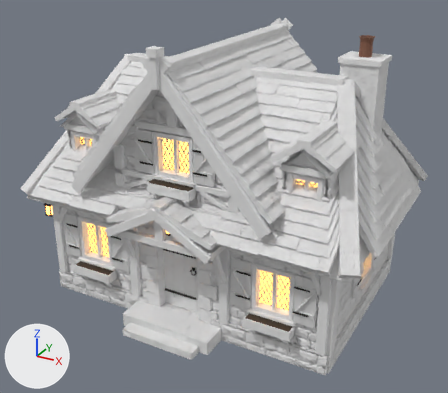
The FBX model GameClient/ArtSource/Silverbrook/Cottage4/SilverbrookCottage4.fbx, before and after one commit.
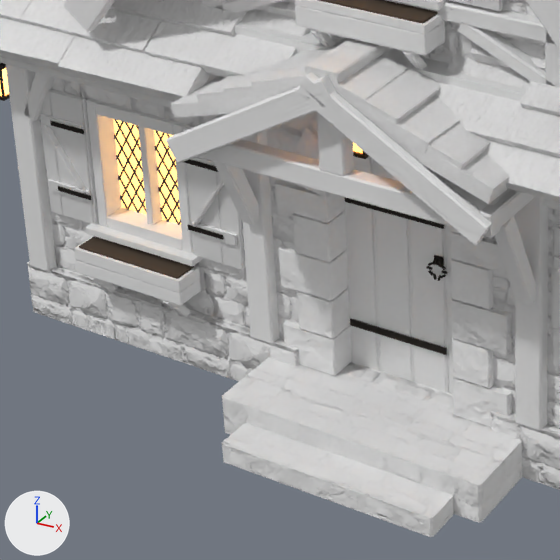
The first picture shows the older version from a 50 mm lens placed at (6.24, -11.41, 7.93), pointed at (0.1, -0.26, 2.35). The close-ups show the older and then the newer version on the part from 11% to 52% of the width and 47% to 93% of the height of that picture. Only the edits that show in the close-ups are written down. The lights are fixed; the arrows at lower left show +X, +Y and +Z. Vertices at exactly the same position are counted once.

Objects in the first close-up: 'SM_SBCottage4_Details', 'SM_SBCottage4_Masonry', 'SM_SBCottage4_Roof', 'SM_SBCottage4_Timber'.
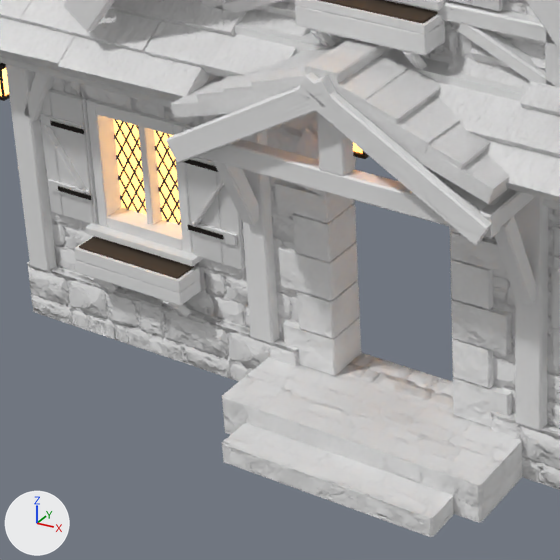
Changed parts and their boxes [x1, y1, x2, y2] in the close-ups (560 x 560 px):
'SM_SBCottage4_Details', reshaped
    before: [0, 0, 560, 394]
    after: [0, 0, 560, 367]
part 1 of me_sm_sbcottage4_details, deleted
    before: [344, 156, 453, 394]

The change, as a diff of the scene's bpy script:
```diff
--- a/GameClient/ArtSource/Silverbrook/Cottage4/SilverbrookCottage4.fbx.py
+++ b/GameClient/ArtSource/Silverbrook/Cottage4/SilverbrookCottage4.fbx.py
@@ me_sm_sbcottage4_details @@
 # used by ob_sm_sbcottage4_details; location = (0.0, 0.0, 0.0)
-me_sm_sbcottage4_details.from_pydata(...)  # 6555 vertices, 4169 faces; spans x -3.85..3.4, y -2.45..2.46, z 0.3..5.93
+me_sm_sbcottage4_details.from_pydata(...)  # 6389 vertices, 4058 faces; spans x -3.85..3.4, y -2.45..2.46, z 0.85..5.93
+# me_sm_sbcottage4_details part 1: 14 loose pieces with 166 vertices, spanning x -0.5..0.5, y -1.91..-1.8, z 0.3..2.25, are deleted
 me_sm_sbcottage4_details.materials.append(mat_sb_litglass)
@@ me_sm_sbcottage4_details @@
 me_sm_sbcottage4_details.materials.append(mat_sb_plantersoil)
-me_sm_sbcottage4_details.materials.append(mat_sb_doorboards)
 me_sm_sbcottage4_details.materials.append(mat_sb_lanternglow)
```
